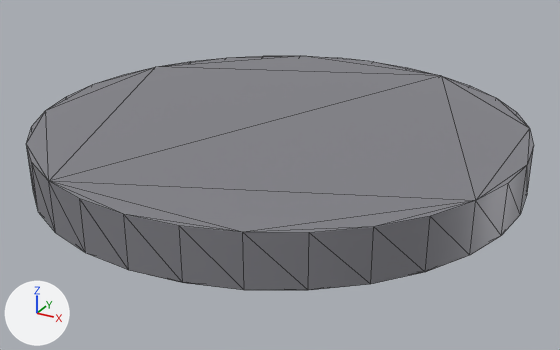
What one commit did to the glTF model prototype/assets/models/parts/rotor_duct_ring.glb.
Before and after are seen from a 50 mm camera at (1.83, -3.34, 1.6) aimed at (0.03, -0.06, -0.04). The lights are fixed; the arrows at lower left show +X, +Y and +Z. The older version comes first. Mesh edges are drawn as thin lines. Vertices at exactly the same position are counted once.

Script lines for the objects in view, before the commit:
```python
me_rotor_duct_ring_mesh = bpy.data.meshes.new('rotor_duct_ring_mesh')
me_rotor_duct_ring_mesh.from_pydata(...)  # 328 vertices, 648 faces; spans x -1.26..1.26, y -1.26..1.26, z 0.0..0.25
me_rotor_duct_ring_mesh.materials.append(mat_rotor_duct_ring_mat)  # grey #95959b
ob_rotor_duct_ring = bpy.data.objects.new('rotor_duct_ring', me_rotor_duct_ring_mesh)
ob_rotor_duct_ring.location = (0.0, 0.0, 0.0)
```
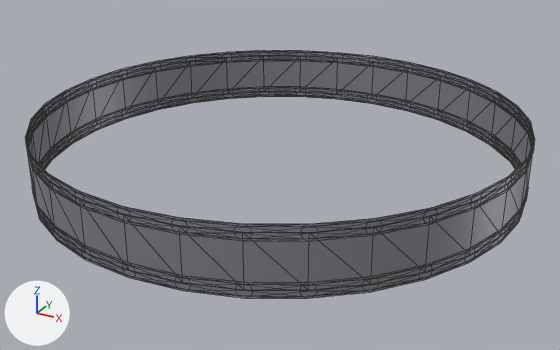
The change in detail:
me_rotor_duct_ring_mesh is used by ob_rotor_duct_ring; location (0.0, 0.0, 0.0).
me_rotor_duct_ring_mesh had 328 vertices, 648 faces and spanned x -1.26..1.26, y -1.26..1.26, z 0.0..0.25.
me_rotor_duct_ring_mesh now has 592 vertices, 1112 faces and spans x -1.26..1.26, y -1.26..1.26, z -0.04..0.29.
me_rotor_duct_ring_mesh part 1: the loose piece of 264 vertices spanning x -1.2..1.2, y -1.2..1.2, z 0.06..0.19 is rebuilt with 264 vertices and now spans x -1.26..1.26, y -1.26..1.26, z -0.04..0.04.
me_rotor_duct_ring_mesh part 2: a new loose piece of 264 vertices spanning x -1.26..1.26, y -1.26..1.26, z 0.21..0.29, in mat_rotor_duct_ring_mat (grey #95959b).
Part 3, on me_rotor_duct_ring_mesh:
60 faces are deleted.

Where the change shows, as pixel boxes (x1, y1, x2, y2) in the pictures (560 x 350 px):
'rotor_duct_ring', reshaped: before (26, 56, 534, 290); after (25, 50, 535, 298)
part 1 of me_rotor_duct_ring_mesh, rebuilt (not visible before): after (32, 87, 528, 298)
part 2 of me_rotor_duct_ring_mesh, added: after (25, 50, 535, 241)
part 3 of me_rotor_duct_ring_mesh, deleted: before (26, 56, 534, 233)
